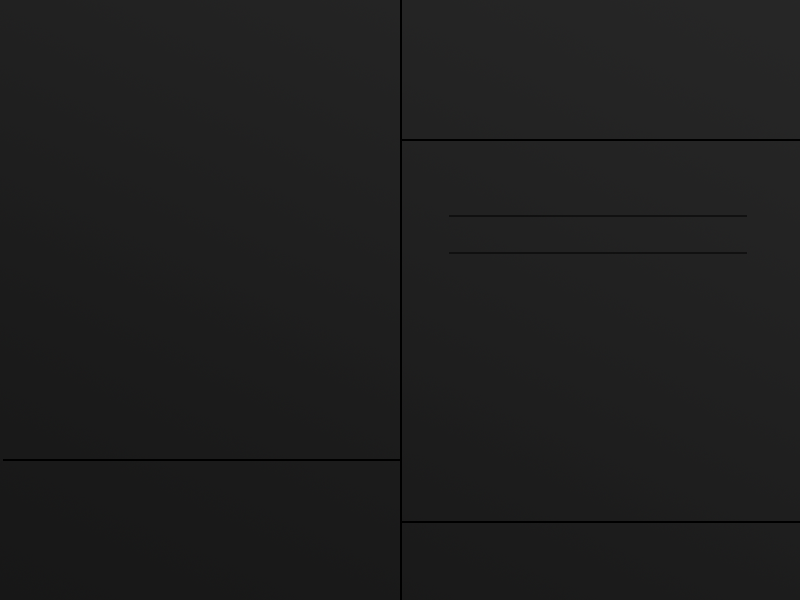
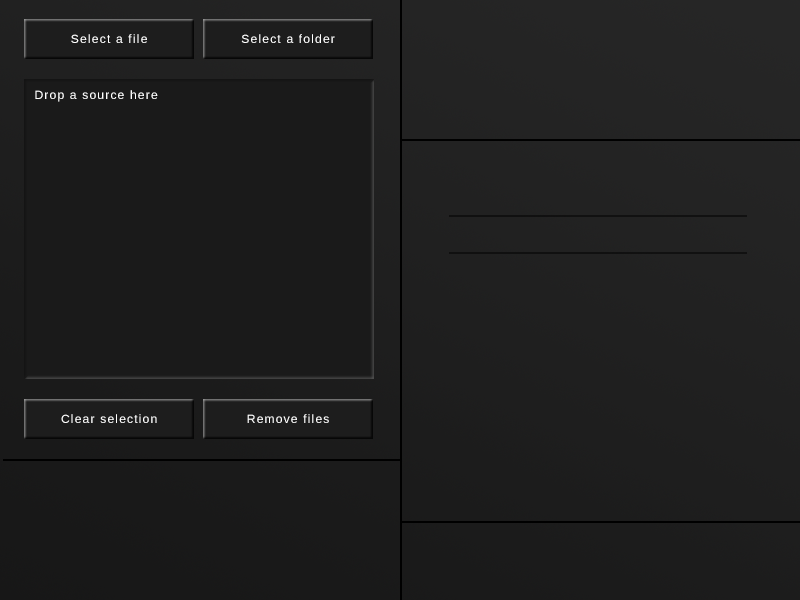
Comparing the layer stacks of the two 800px x 600px images. Changes:
showed group "Input" (12 layers) over [24,19,374,439]
